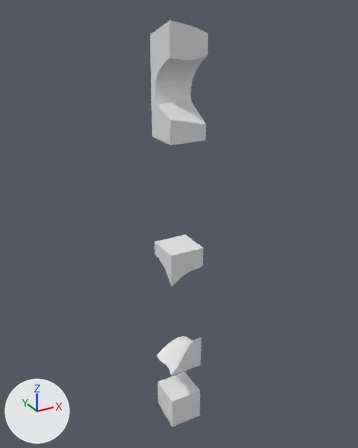
Two versions of the glTF model assets/terrain/surface_pieces/surf_33_9.glb, one commit apart.
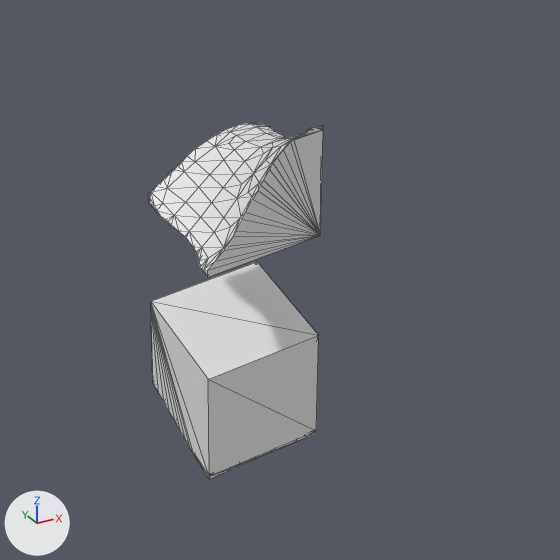
Old and new are each drawn whole from a camera (50 mm lens) standing at (27.6, 8.1, 0.4) and looking at (58.2, 63.7, -27.5) and again close up on the part from 33% to 73% of the width and 68% to 100% of the height. Lighting does not change. The marker at lower left points along +X, +Y and +Z. The last two pictures show the newer version. The close-ups show mesh edges as thin lines. Where no turn or scale is listed for an object, it has been applied to the vertices.

The first close-up shows 'layer_11', 'layer_9' and 2 more.
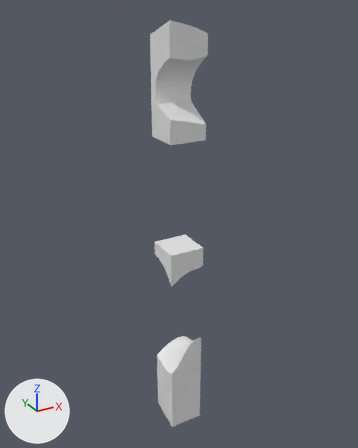
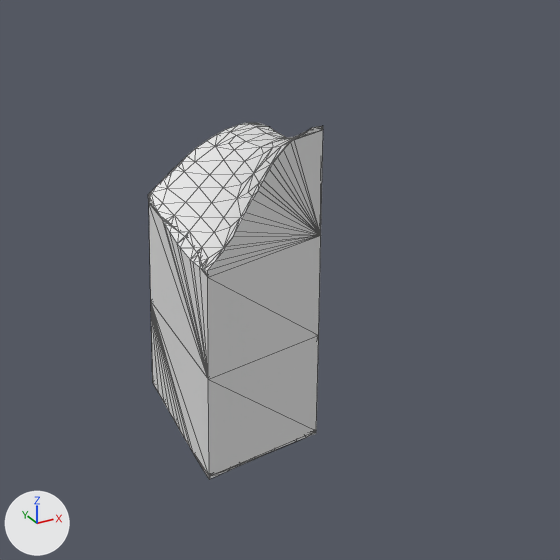
Where the change shows, as pixel boxes [x1, y1, x2, y2] in the close-ups (560 x 560 px):
```json
{"object": "layer_10", "change": "added", "after": [149, 204, 321, 379]}
```

Scene script edits in JSON lines:
```json
{"op": "add", "block": "me_layer_10", "code": ["me_layer_10 = bpy.data.meshes.new('layer_10')", "me_layer_10.from_pydata(...)  # 25 vertices, 46 faces; spans x 55.0..60.0, y 60.0..65.0, z -55.0..-50.0"]}
{"op": "add", "block": "ob_layer_10", "code": ["ob_layer_10 = bpy.data.objects.new('layer_10', me_layer_10)", "ob_layer_10.location = (0.0, 0.0, 0.0)"]}
```
